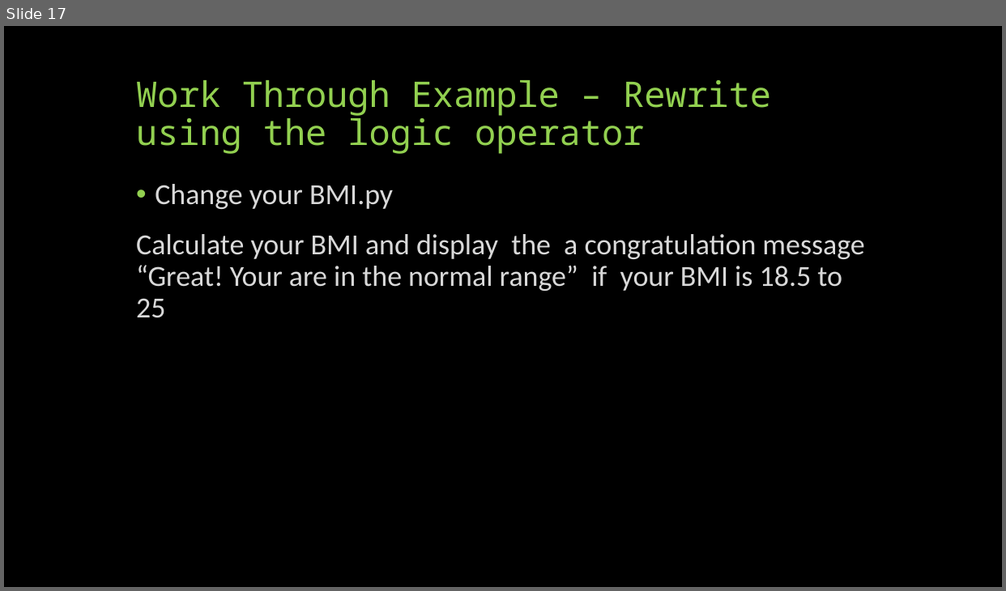
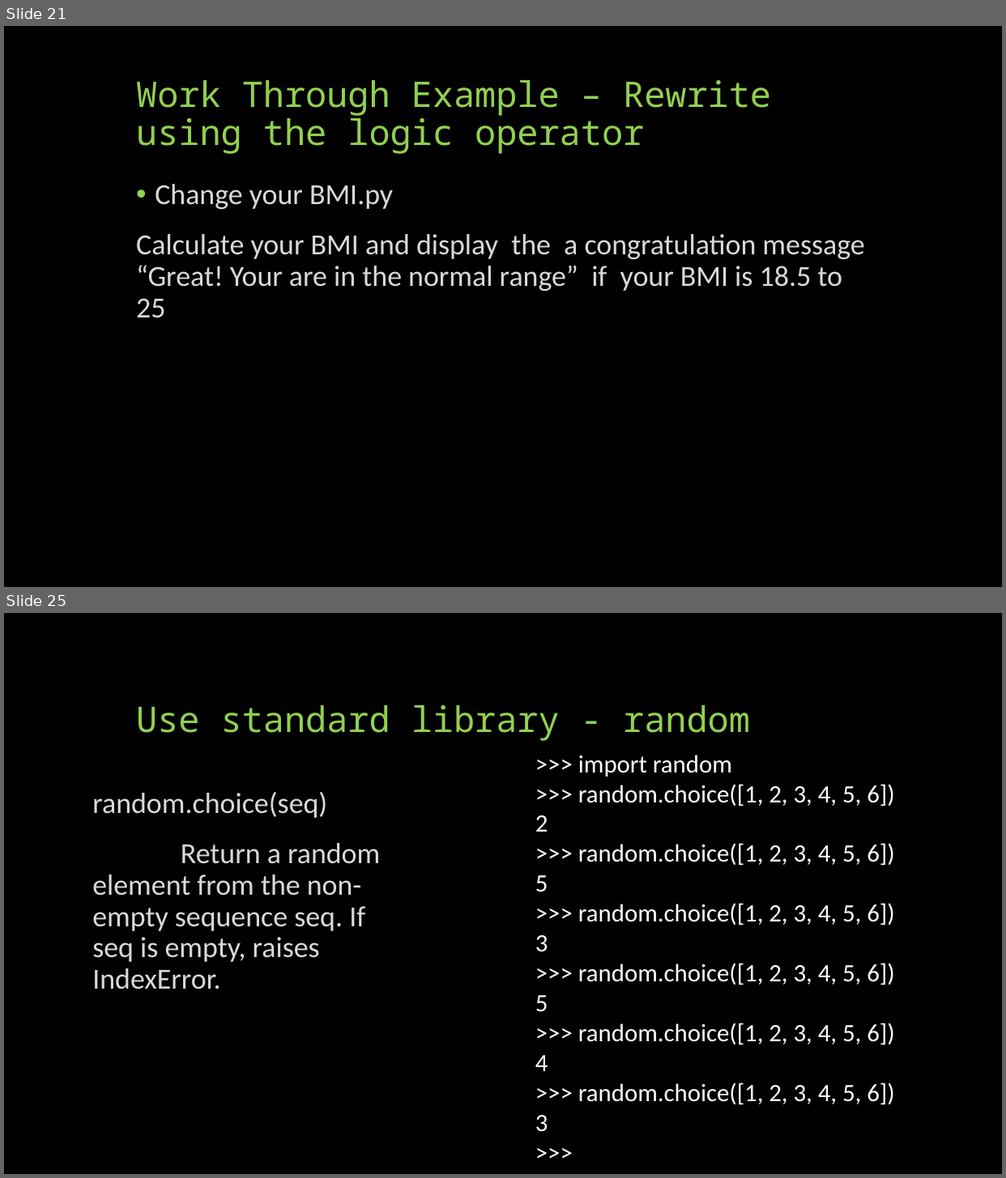
Before and after one commit to yilianz/CSCI125, a slide deck: LectureNotes/PythonControlStructure.pptx. Shown one above the other, each under a label of ours: slide 17 before the commit, slides 21 and 25 after it; the slides between them are not shown. The pictures are 1006x591 and 1006x1178 pixels, drawn with LibreOffice and Linux fonts; fonts in the diff are those of the drawing. Boxes give left, top, right and bottom in pixels: in the first picture for what was removed or moved away, otherwise in the second. Text is boxed around its words. In the diff, an @@ line names an element or a change of style, - is before the commit and + after.

```diff
--- a/LectureNotes/PythonControlStructure.pptx
+++ b/LectureNotes/PythonControlStructure.pptx
@@ slide 25 added at box(4, 613, 1002, 1174), background #000000 @@
@@ title added at box(136, 705, 750, 741), 34 pt, text #92D050 @@
+Use standard library - random
@@ text added at box(535, 755, 894, 1132), 24 pt, text #FFFFFF @@
+>>> import random
+>>> random.choice([1, 2, 3, 4, 5, 6])
+2
+>>> random.choice([1, 2, 3, 4, 5, 6])
+5
+>>> random.choice([1, 2, 3, 4, 5, 6])
+3
+>>> random.choice([1, 2, 3, 4, 5, 6])
+5
+>>> random.choice([1, 2, 3, 4, 5, 6])
+4
+>>> random.choice([1, 2, 3, 4, 5, 6])
+3
+>>>
@@ text added at box(92, 792, 380, 990), 28 pt, text #D9D9D9 @@
+random.choice(seq)
+Return a random element from the non-empty sequence seq. If seq is empty, raises IndexError.
@@ what was slide 17 is now slide 21 @@
```
Also in this commit, not shown: 5 slides changed, 9 other slides added, 2 other files.
